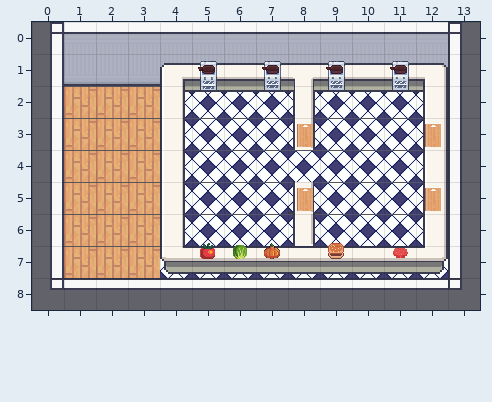
One commit to this Tiled map: assets/piazza2.tmx. The first picture shows the starting point.
Cells are 32x32 px. Shown: x 0..13, y 0..8. Tiles whose own drawing changed are shown in their newer look in all pictures.
Now the later version:
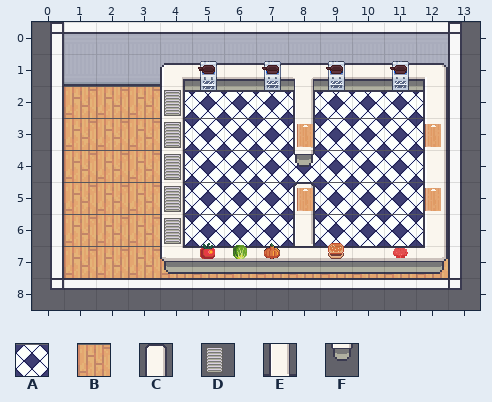
Key: from "piazza_assets": A 3, B 4, C 17, D 24 turned 180, E 26, F 27.
_ is an empty cell.
Change:
Layer "Ground":
Tile A becomes tile B in row 7 at x 4 to 12.
Layer "Counters":
Tile E becomes tile C in row 5 at x 8.
The author put tile F in row 4 at x 8.
Layer "Cooking Objects":
The author put tile D in rows 2 to 6 at x 4.
Pixel boxes of the changes (left, top, right, bottom) in both pictures:
changed: (160, 90, 448, 278)
